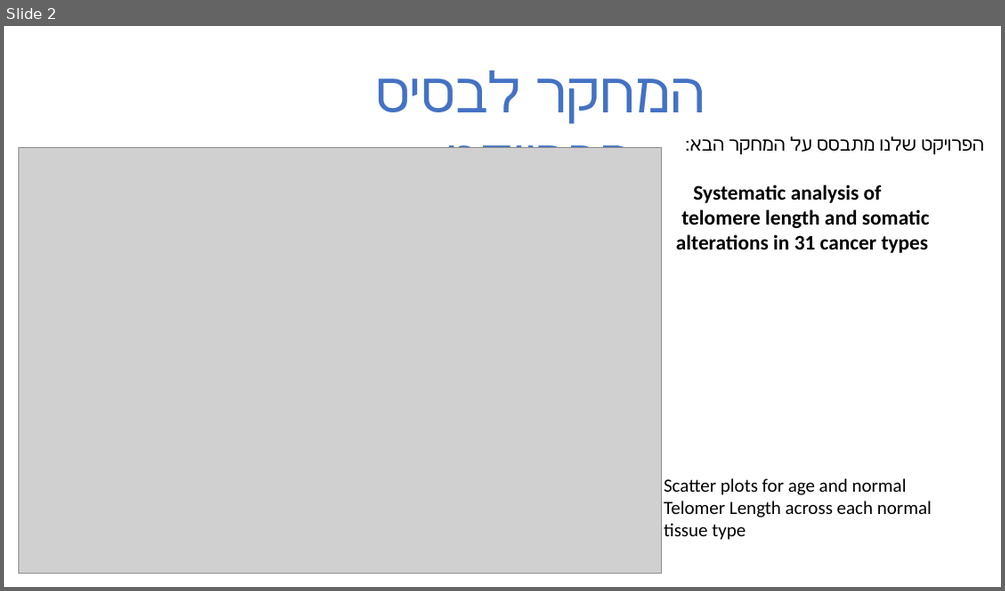
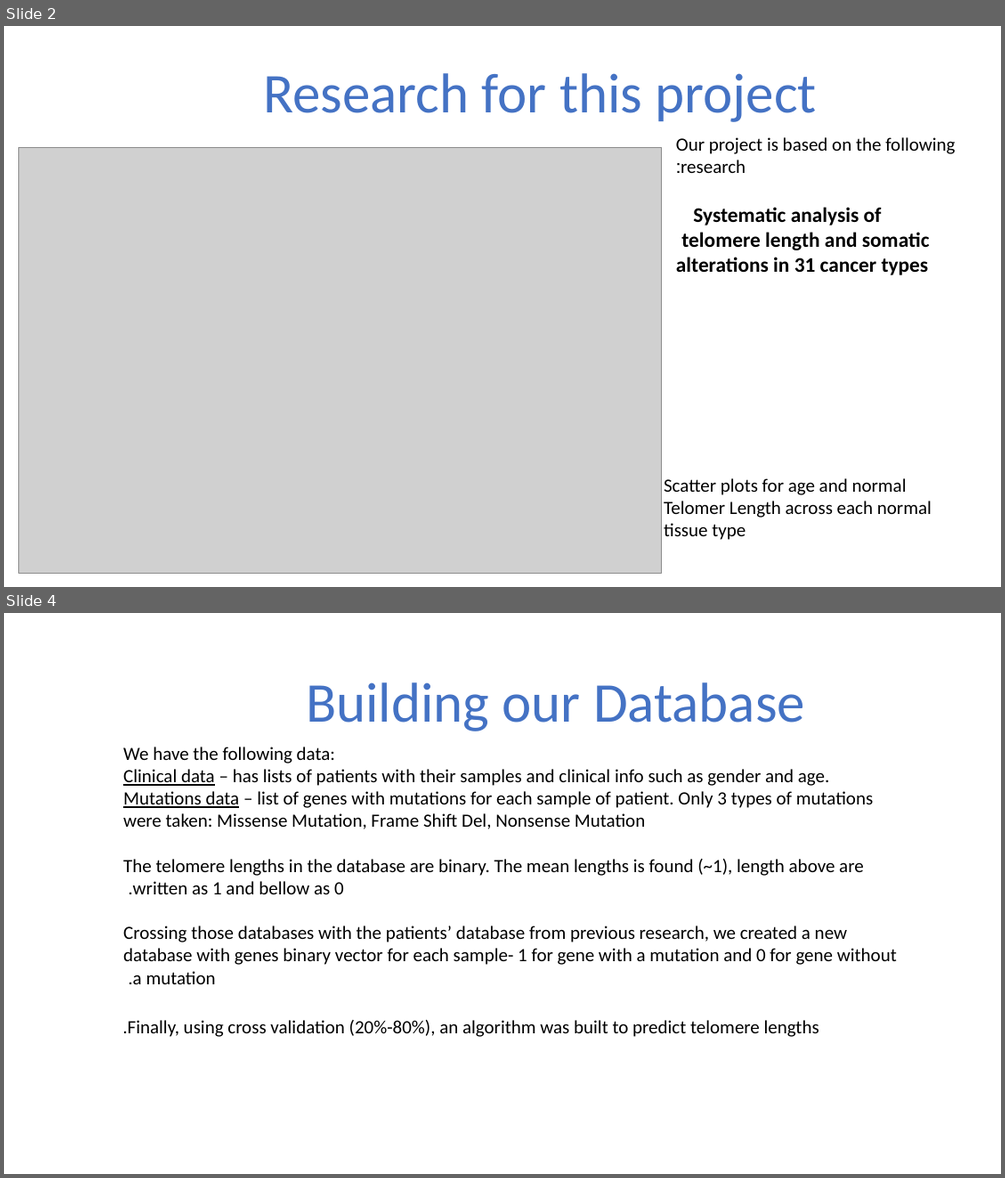
Before and after one commit to bmk1239/predict_telomere_length, a slide deck: presentation.pptx. Shown one above the other, each under a label of ours: slide 2 before the commit, slides 2 and 4 after it; the slides between them are not shown. The pictures are 1005x591 and 1005x1178 pixels, drawn with LibreOffice and Linux fonts; fonts in the diff are those of the drawing; grey boxes stand for pictures. Boxes give left, top, right and bottom in pixels: in the first picture for what was removed or moved away, otherwise in the second. Text is boxed around its words. In the diff, an @@ line names an element or a change of style, - is before the commit and + after.

```diff
--- a/presentation.pptx
+++ b/presentation.pptx
@@ slide 4 added at <box>4,613,1001,1174</box>, background #FFFFFF @@
@@ text added at <box>306,682,805,731</box>, 54 pt, text #4472C4 @@
+Building our Database
@@ text added at <box>123,747,897,984</box>, 18 pt, text #000000 @@
+We have the following data:
+Clinical data – has lists of patients with their samples and clinical info such as gender and age.
+Mutations data – list of genes with mutations for each sample of patient. Only 3 types of mutations were taken: Missense Mutation, Frame Shift Del, Nonsense Mutation
+The telomere lengths in the database are binary. The mean lengths is found (~1), length above are written as 1 and bellow as 0.
+Crossing those databases with the patients’ database from previous research, we created a new database with genes binary vector for each sample- 1 for gene with a mutation and 0 for gene without a mutation.
@@ text added at <box>128,1020,819,1037</box>, 18 pt, text #000000 @@
+Finally, using cross validation (20%-80%), an algorithm was built to predict telomere lengths.
@@ slide 2 changed as well @@
@@ text at <box>263,73,817,122</box>: text changed @@
-המחקר לבסיס הפרויקט
+Research for this project
@@ text at <box>676,137,955,173</box>: text changed @@
-הפרויקט שלנו מתבסס על המחקר הבא:
+Our project is based on the following research:
```
Also in this commit, not shown: 5 other slides added, 4 slides removed.
